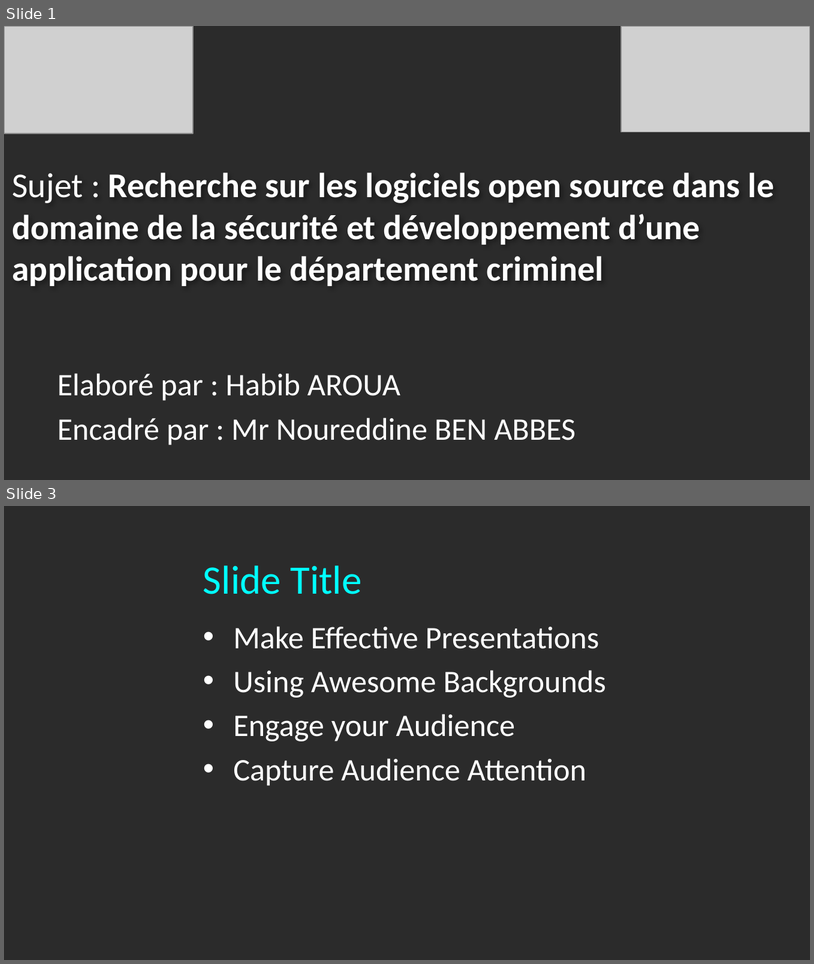
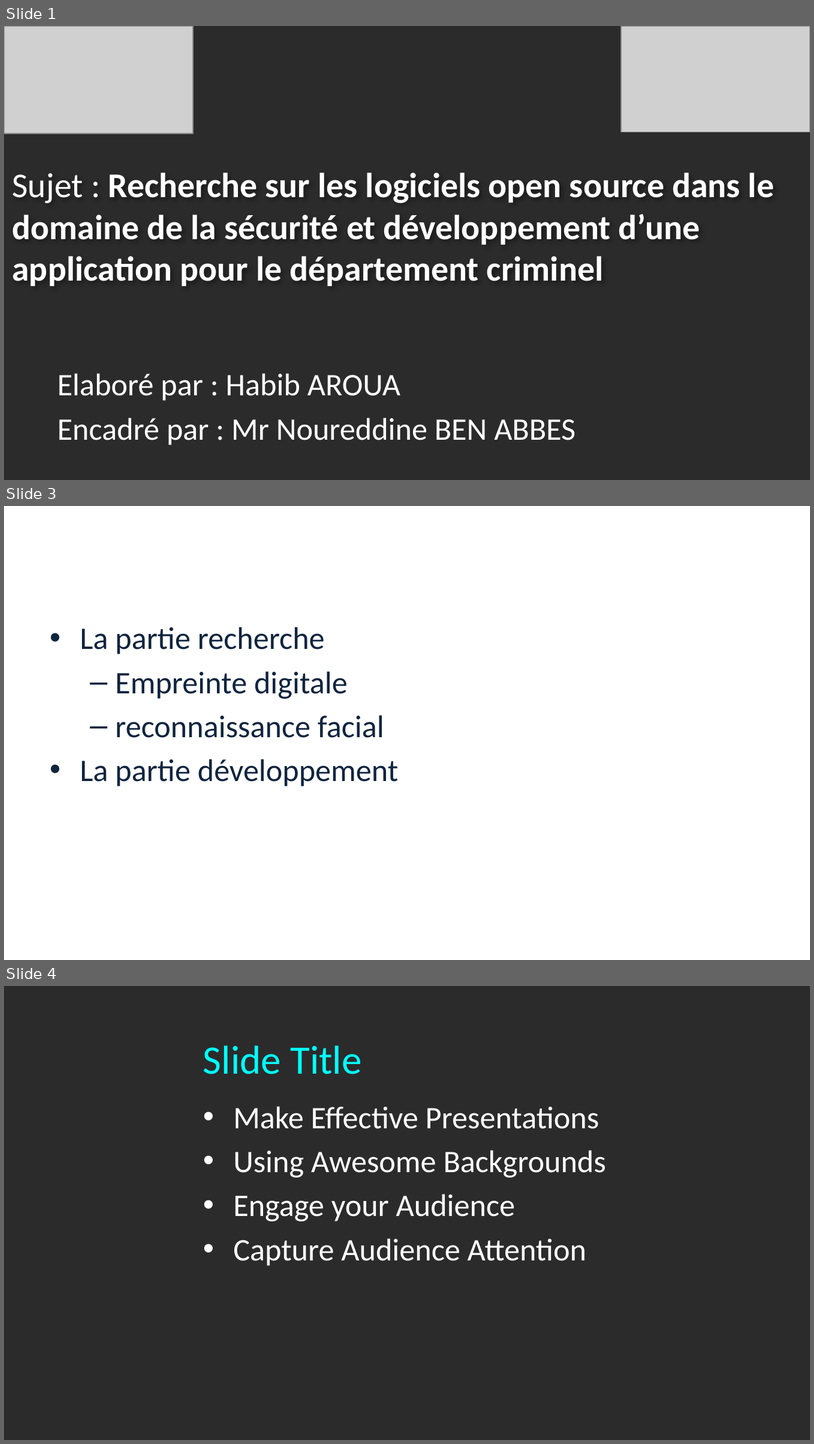
Before and after one commit to HabibAroua/Criminel_dep, a slide deck: documentation/presentation.pptx. Shown one above the other, each under a label of ours: slides 1 and 3 before the commit, slides 1, 3 and 4 after it; the slides between them are not shown. The pictures are 814x964 and 814x1444 pixels, drawn with LibreOffice and Linux fonts; fonts in the diff are those of the drawing; grey boxes stand for pictures; background and template pictures are left out; a plain dark background stands for a picture behind light text. Boxes give left, top, right and bottom in pixels: in the first picture for what was removed or moved away, otherwise in the second. Text is boxed around its words. In the diff, an @@ line names an element or a change of style, - is before the commit and + after.

```diff
--- a/documentation/presentation.pptx
+++ b/documentation/presentation.pptx
@@ slide 3 added at <box>4,506,810,960</box>, background picture (left out) @@
@@ title added at <box>39,534,767,601</box>, 36 pt, text #FFFFFF @@
+Plan
@@ text added at <box>80,627,398,786</box>, 28 pt, text #0F243E @@
+• La partie recherche
+  – Empreinte digitale
+  – reconnaissance facial
+• La partie développement
@@ what was slide 3 is now slide 4 @@
```
Also in this commit, not shown: 1 slide changed.
